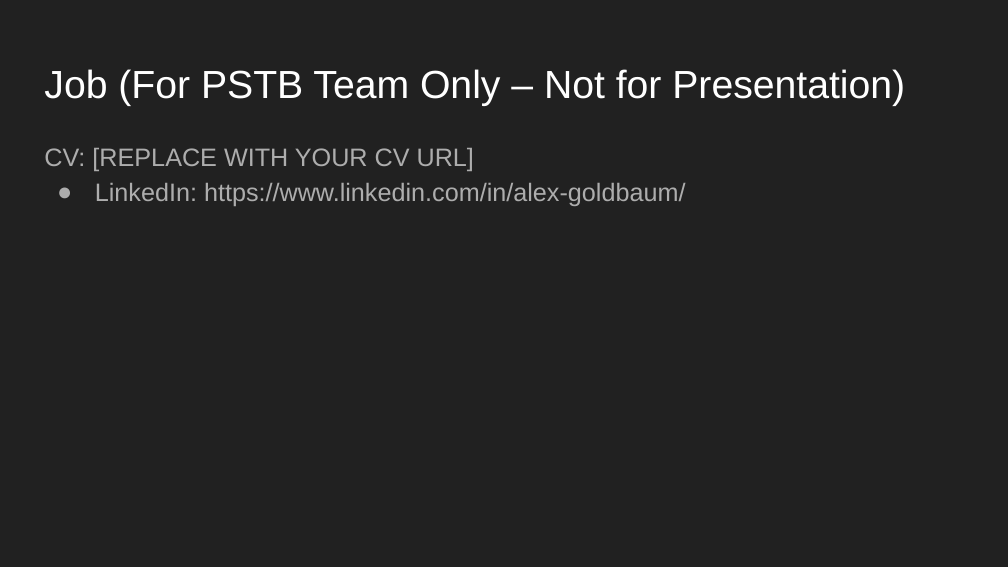
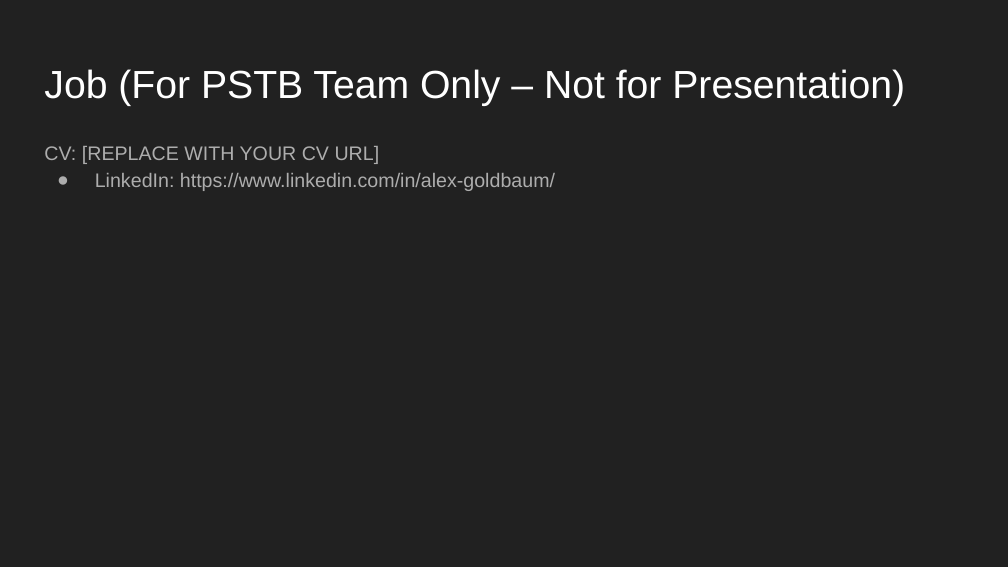
Before and after one commit to alexgl77/receipt-to-cashback, a slide deck: slide 8 of presentation/Receipt-to-Cashback.pptx. Drawn at 1008x567 pixels with LibreOffice and Linux fonts; fonts in the diff are those of the drawing. Boxes give left, top, right and bottom in pixels: in the first picture for what was removed or moved away, otherwise in the second. Text is boxed around its words. In the diff, an @@ line names an element or a change of style, - is before the commit and + after.

```diff
--- a/presentation/Receipt-to-Cashback.pptx
+++ b/presentation/Receipt-to-Cashback.pptx
@@ text "CV: [REPLACE WITH YOUR CV ..." at box(44, 146, 555, 191): size 18 to 14 pt @@
```
Also in this commit, not shown: 6 other slides changed, 7 other files.
